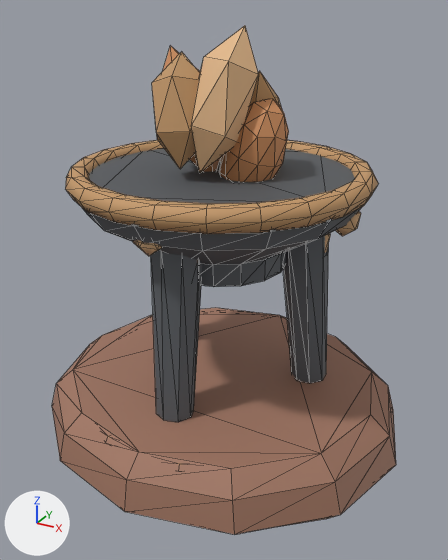
One commit to the glTF model public/assets/models/brazier.glb: the scene before it, then after it.
The view is the same before and after, from a 50 mm lens placed at (0.902, -1.625, 1.396), pointed at (0.023, -0.027, 0.597). The lights are fixed; the arrows at lower left show +X, +Y and +Z. The older version comes first. Mesh edges are drawn as thin lines. Vertices at exactly the same position are counted once.

The first picture shows 'brazier'.
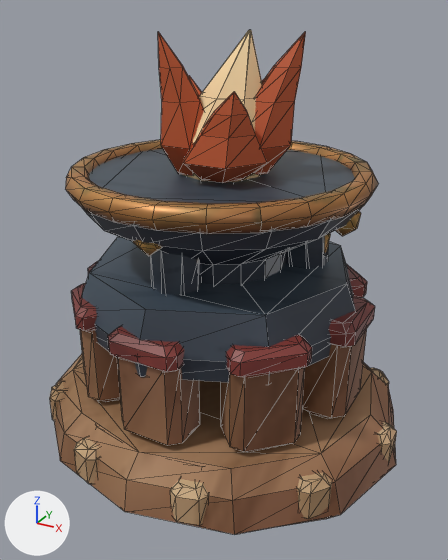
Edits to the bpy script that builds the scene:
```text
Add img_packed_cloth_and_metal_finishes:
    img_packed_cloth_and_metal_finishes = load_image('Packed cloth and metal finishes', '_unpacked/Packed_cloth_and_metal_finishes', 8, 8, 'Non-Color')
Add img_scumble__bristle_marks_and_worn_pigment:
    img_scumble__bristle_marks_and_worn_pigment = load_image('Scumble, bristle marks and worn pigment', '_unpacked/Scumble__bristle_marks_and_worn_pigment', 512, 256, 'sRGB')
Change mat_painted_metal_edges__textile_and_clay:
    remove # nodes: BsdfPrincipled, OutputMaterial, VertexColor
    nodes: BsdfPrincipled, Mix, OutputMaterial, SeparateColor, TexImage x2, UVMap, VertexColor
    uses the picture img_packed_cloth_and_metal_finishes
    uses the picture img_scumble__bristle_marks_and_worn_pigment
Change me_brazier_color_and_skin:
    used by ob_brazier; location = (0.0, 0.0, 0.0)
    remove me_brazier_color_and_skin.from_pydata(...)  # 638 vertices, 1204 faces; spans x -0.626..0.626, y -0.57..0.57, z 0.0..1.352
    add me_brazier_color_and_skin.from_pydata(...)  # 1526 vertices, 2872 faces; spans x -0.626..0.626, y -0.57..0.57, z 0.0..1.34
    me_brazier_color_and_skin part 1: the loose piece of 42 vertices spanning x 0.005..0.209, y -0.093..0.093, z 0.857..1.165 is rebuilt with 30 vertices and now spans x -0.003..0.233, y -0.072..0.116, z 0.948..1.337
    me_brazier_color_and_skin part 2: the loose piece of 12 vertices spanning x -0.146..0.013, y -0.214..-0.016, z 0.979..1.283 is rebuilt with 30 vertices and now spans x -0.157..0.037, y -0.16..0.008, z 0.948..1.337
    me_brazier_color_and_skin part 3: the loose piece of 12 vertices spanning x -0.049..0.142, y -0.186..0.025, z 0.97..1.352 is rebuilt with 30 vertices and now spans x -0.074..0.191, y -0.202..0.028, z 0.948..1.2
    me_brazier_color_and_skin part 4: the loose piece of 12 vertices spanning x -0.193..-0.006, y -0.079..0.079, z 0.907..1.295 is rebuilt with 30 vertices and now spans x -0.179..0.008, y -0.041..0.121, z 0.948..1.203
    me_brazier_color_and_skin part 5: 96 vertices removed from x -0.479..0.479, y -0.479..0.479, z 0.192..0.228; 904 vertices added at x -0.609..0.609, y -0.54..0.54, z 0.072..0.658
    me_brazier_color_and_skin part 6: 12 vertices removed from x -0.03..0.161, y 0.008..0.218, z 0.85..1.232; 32 vertices added at x -0.172..0.172, y -0.153..0.153, z 0.905..1.34
    me_brazier_color_and_skin part 7: 736 kept faces spanning x -0.626..0.626, y -0.57..0.57, z 0.0..0.962 get new vertex colours
    other edits to the shape of me_brazier_color_and_skin do not show in these pictures
```

What differs and where, as boxes (x1, y1, x2, y2) in the pictures (448 x 560 px):
'brazier', surface changed, reshaped (darker): before (52, 26, 396, 535); after (50, 30, 397, 535)
part 1 of me_brazier_color_and_skin, rebuilt: before (219, 99, 289, 182); after (254, 32, 306, 175)
part 2 of me_brazier_color_and_skin, rebuilt: before (152, 52, 200, 169); after (158, 32, 204, 176)
part 3 of me_brazier_color_and_skin, rebuilt (25% wider, 38% shorter): before (191, 26, 258, 173); after (183, 92, 267, 183)
part 4 of me_brazier_color_and_skin, rebuilt (mostly hidden): before (163, 46, 221, 171); after (189, 76, 202, 96)
part 5 of me_brazier_color_and_skin, built on (mostly hidden before): before (107, 435, 182, 465); after (50, 237, 397, 525)
part 6 of me_brazier_color_and_skin, cut back: before (250, 71, 282, 108); after (182, 30, 262, 182)
part 7 of me_brazier_color_and_skin, recoloured (darker): (54, 140, 396, 535) in both
